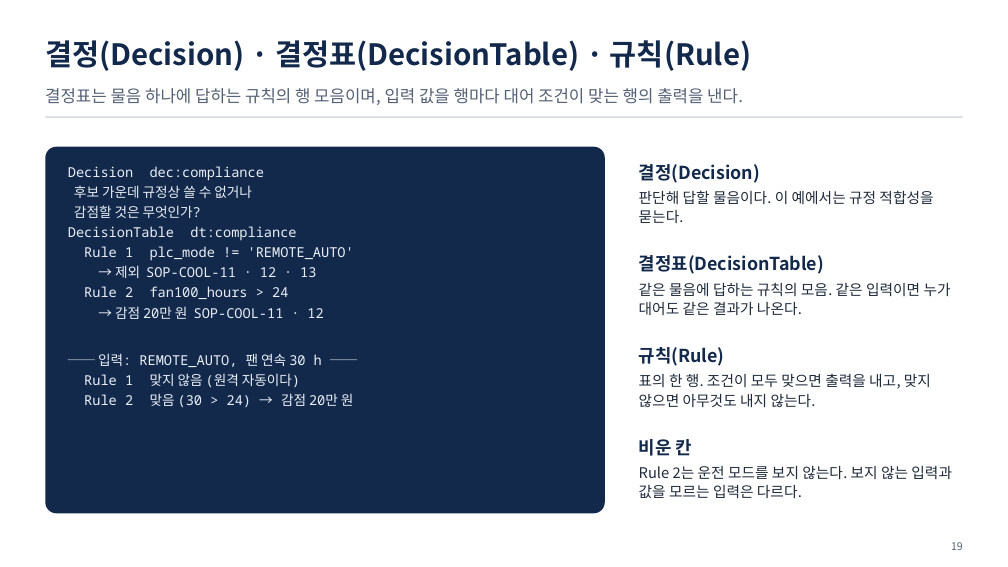
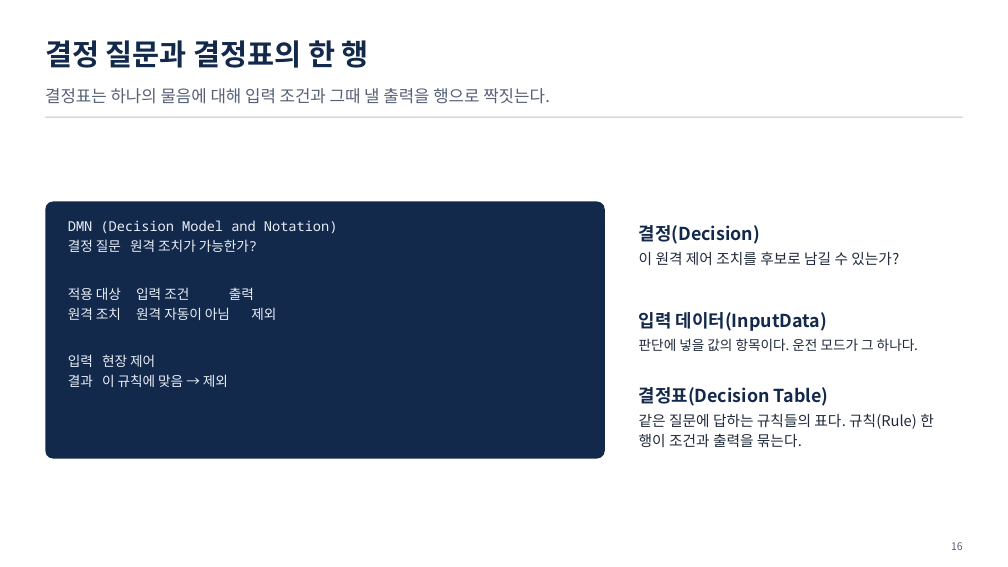
Before and after one commit to uengine-oss/hyd-iot-edu, a slide deck: slide 16 of workspace/강의제작/산출물/통합반/이론/03회차/통합반_03일차.pptx (slide 19 before the commit). Drawn at 1008x567 pixels with LibreOffice and Linux fonts; fonts in the diff are those of the drawing. Boxes give left, top, right and bottom in pixels: in the first picture for what was removed or moved away, otherwise in the second. Text is boxed around its words. In the diff, an @@ line names an element or a change of style, - is before the commit and + after.

```diff
--- a/workspace/강의제작/산출물/통합반/이론/03회차/통합반_03일차.pptx
+++ b/workspace/강의제작/산출물/통합반/이론/03회차/통합반_03일차.pptx
@@ text at [45,40,369,68]: text changed @@
-결정(Decision) · 결정표(DecisionTable) · 규칙(Rule)
+결정 질문과 결정표의 한 행
@@ text at [45,88,550,104]: text changed @@
-결정표는 물음 하나에 답하는 규칙의 행 모음이며, 입력 값을 행마다 대어 조건이 맞는 행의 출력을 낸다.
+결정표는 하나의 물음에 대해 입력 조건과 그때 낼 출력을 행으로 짝짓는다.
@@ rounded rectangle: place and size @@
-rounded rectangle at [45,147,605,513]
+rounded rectangle at [45,201,605,458]
@@ text "결정(Decision)": place and size @@
-text "결정(Decision)" at [639,164,933,223]
+text "결정(Decision)" at [639,225,899,265]
@@ text at [68,220,338,387]: text changed; font Noto Sans Mono to Noto Sans CJK KR @@
-Decision dec:compliance
-후보 가운데 규정상 쓸 수 없거나
-감점할 것은 무엇인가?
-DecisionTable dt:compliance
-Rule 1 plc_mode != 'REMOTE_AUTO'
-→ 제외 SOP-COOL-11 · 12 · 13
-Rule 2 fan100_hours > 24
-→ 감점 20만 원 SOP-COOL-11 · 12
-── 입력: REMOTE_AUTO, 팬 연속 30 h ──
-Rule 1 맞지 않음 (원격 자동이다)
-Rule 2 맞음 (30 > 24) → 감점 20만 원
+DMN (Decision Model and Notation)
+결정 질문 원격 조치가 가능한가?
+적용 대상 입력 조건 출력
+원격 조치 원격 자동이 아님 제외
+입력 현장 제어
+결과 이 규칙에 맞음 → 제외
@@ text at [639,252,899,265]: text changed @@
-판단해 답할 물음이다. 이 예에서는 규정 적합성을 묻는다.
+이 원격 제어 조치를 후보로 남길 수 있는가?
@@ text at [639,312,918,351]: text changed; size 14 to 13 pt @@
-결정표(DecisionTable)
-같은 물음에 답하는 규칙의 모음. 같은 입력이면 누가 대어도 같은 결과가 나온다.
+입력 데이터(InputData)
+판단에 넣을 값의 항목이다. 운전 모드가 그 하나다.
@@ text at [639,387,934,447]: text changed @@
-규칙(Rule)
-표의 한 행. 조건이 모두 맞으면 출력을 내고, 맞지 않으면 아무것도 내지 않는다.
+결정표(Decision Table)
+같은 질문에 답하는 규칙들의 표다. 규칙(Rule) 한 행이 조건과 출력을 묶는다.
@@ text removed at [639,439,952,498] @@
-비운 칸
-Rule 2는 운전 모드를 보지 않는다. 보지 않는 입력과 값을 모르는 입력은 다르다.
@@ text at [951,542,963,550]: text changed @@
-19
+16
```
Also in this commit, not shown: 27 other slides changed, 21 slides added, 38 slides removed, 13 other files.
